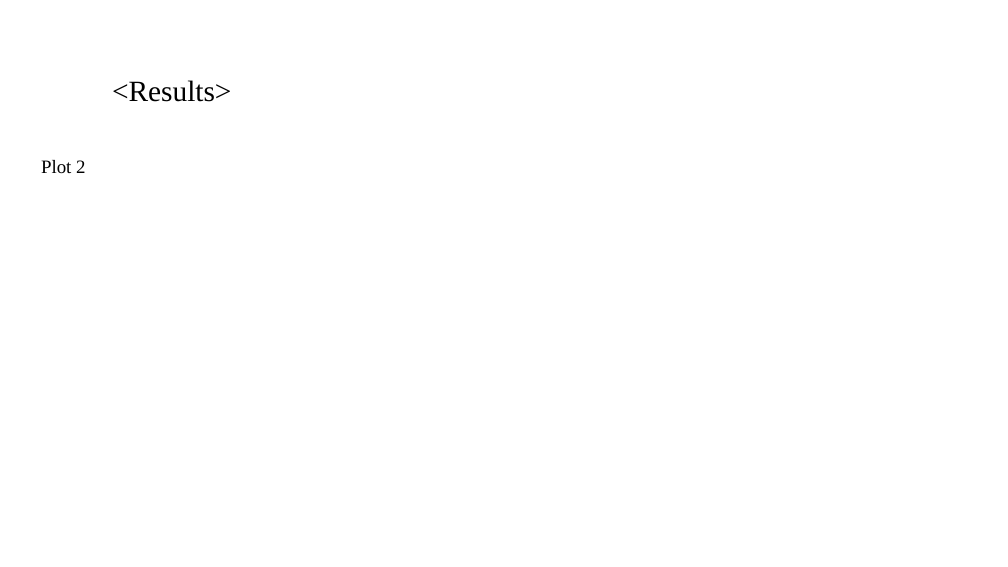
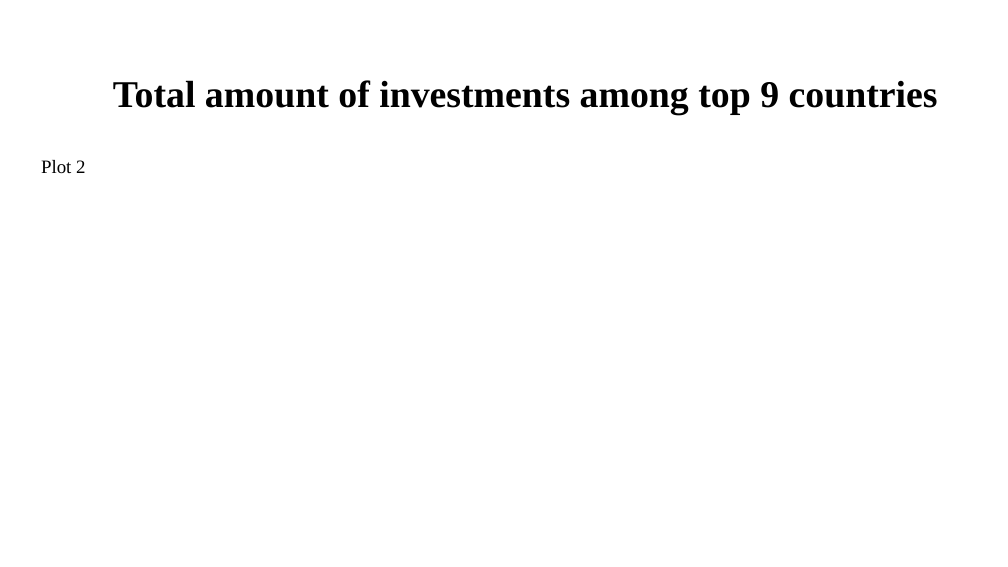
Before and after one commit to rakesgor/InvestmentGroupStudy, a slide deck: slide 8 of Spark Funds Presentation.pptx. Drawn at 1008x567 pixels with LibreOffice and Linux fonts; fonts in the diff are those of the drawing; background and template pictures are left out. Boxes give left, top, right and bottom in pixels: in the first picture for what was removed or moved away, otherwise in the second. Text is boxed around its words. In the diff, an @@ line names an element or a change of style, - is before the commit and + after.

```diff
--- a/Spark Funds Presentation.pptx
+++ b/Spark Funds Presentation.pptx
@@ title at box(113, 80, 938, 115): text changed; size 28 to 36 pt; bold on @@
-<Results>
+Total amount of investments among top 9 countries
```
Also in this commit, not shown: 7 other slides changed, 2 slides added, 2 slides removed.
